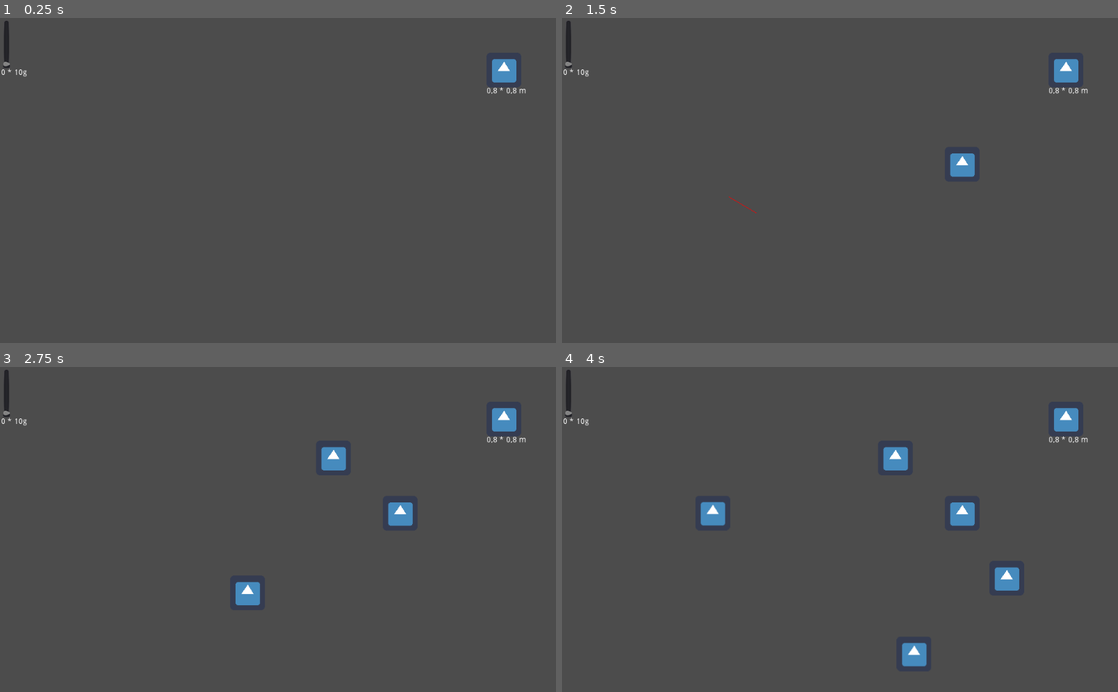
Above: before the commit, frames 1-4 (two rows, left to right).
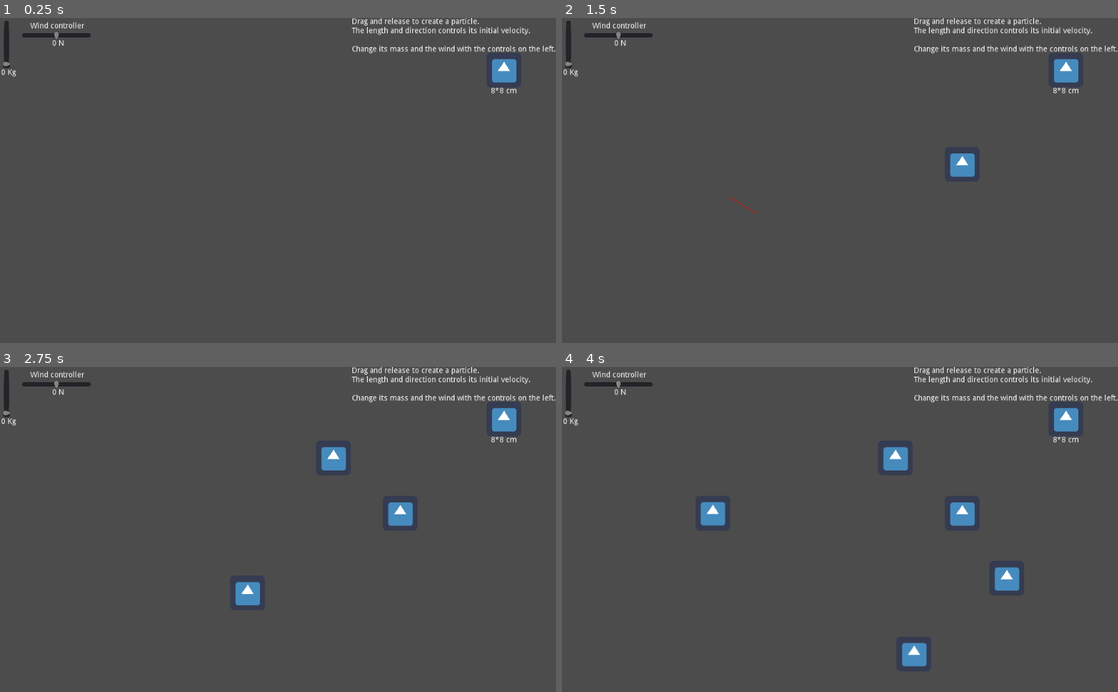
Above: after the commit, the same moments.

Repository: h3nse/Particle-simulation
Game: Godot game, scene res://Main.tscn
Two runs of this game, one before a commit and one after it. Both use one fixed random seed, a clock stepped at 60 frames per second and the inputs below. The engine's default icon, where the game draws it, is replaced by a stand-in: a white triangle on a blue panel in a dark square.
Inputs (mouse positions are in pixels of both pictures, inside the frame that each line leads up to):
- Up to frame 1 (0.25 s): no input
- Up to frame 2 (1.5 s): tap Enter at 0.5 s; move the mouse to (962, 164) at 0.52 s; click (962, 164) at 0.6 s; tap Space at 1.25 s; drag from (728, 196) to (812, 245) at 1.27 s
- Up to frame 3 (2.75 s): move the mouse to (333, 458) at 2.02 s; click (333, 458) at 2.1 s
- Up to frame 4 (4 s): drag from (812, 594) to (673, 480) at 2.77 s; move the mouse to (1006, 578) at 3.52 s; click (1006, 578) at 3.6 s

The runs differ from the first frame. In frame 1, 1.2% of the frame differs, in the area x 1-100%, y 0-24%; in frame 2, 1.2%; in frame 3, 1.2%; in frame 4, 1.2%.

Commit message:
Add finishing touches

Diff:
--- a/Main.gd
+++ b/Main.gd
@@ -1,14 +1,18 @@
 extends Node2D
 
 onready var particleShell = load("res://Particle.tscn")
-onready var massSlider = $MassSlider
-onready var massLabel = $MassLabel
+onready var massSlider = $UI/MassSlider
+onready var massLabel = $UI/MassLabel
+onready var windSlider = $UI/WindSlider
+onready var windLabel = $UI/WindLabel
 
 var particles = []
-var wind = Vector2(-10,0)
 var mouseStartPos = Vector2.ZERO
+var usingSlider = false
 
 const g = Vector2(0,9.8)
+const massPrefix = 0.1 #1 for kilogram | 0.1 for decigram and so on
+const particleDistancePrefix = 0.01 #1 for meter | 0.1 for decimeter and so on
 
 enum {
 	NORMAL,
@@ -19,7 +23,7 @@
 func _process(delta):
 	match state:
 		NORMAL:
-			if Input.is_mouse_button_pressed(BUTTON_LEFT):
+			if Input.is_mouse_button_pressed(BUTTON_LEFT) and !usingSlider:
 				mouseStartPos = get_local_mouse_position()
 				state = DRAWING
 		DRAWING:
@@ -30,9 +34,10 @@
 
 	for p in particles:
 		p.apply_force(p.mass * g)
-		p.apply_force(wind)
+		p.apply_force(Vector2.RIGHT * windSlider.value)
 
-	massLabel.text = str(massSlider.value) + " * 10g"
+	massLabel.text = str(massSlider.value * massPrefix) + " Kg"
+	windLabel.text = str(abs(windSlider.value)) + " N"
 
 func calculate_velocity(startPoint : Vector2, endPoint : Vector2):
 	var velocity = startPoint.direction_to(endPoint) * startPoint.distance_to(endPoint)
@@ -42,10 +47,22 @@
 	var particle = particleShell.instance()
 	self.add_child(particle)
 	particles.append(particle)
-	particle.assign_properties(_position, _velocity, mass)
+	particle.assign_properties(_position, _velocity, mass, particleDistancePrefix)
 
 func _draw():
 	if state == DRAWING:
 		draw_line(mouseStartPos, get_local_mouse_position(), Color(255,0,0), 1)
 	else:
 		pass
+
+func _on_WindSlider_drag_started():
+	usingSlider = true
+
+func _on_WindSlider_drag_ended(value_changed):
+	usingSlider = false
+
+func _on_MassSlider_drag_started():
+	usingSlider = true
+
+func _on_MassSlider_drag_ended(value_changed):
+	usingSlider = false
--- a/Main.tscn
+++ b/Main.tscn
@@ -5,18 +5,6 @@
 
 [node name="Main" type="Node2D"]
 script = ExtResource( 1 )
-
-[node name="MassSlider" type="VSlider" parent="."]
-margin_left = 4.0
-margin_top = 4.0
-margin_right = 20.0
-margin_bottom = 93.0
-
-[node name="MassLabel" type="Label" parent="."]
-margin_left = 2.0
-margin_top = 94.0
-margin_right = 42.0
-margin_bottom = 108.0
 
 [node name="Ruler" type="Node2D" parent="."]
 position = Vector2( 928, 96 )
@@ -27,6 +15,57 @@
 [node name="Label" type="Label" parent="Ruler"]
 margin_left = -32.0
 margin_top = 32.0
-margin_right = 41.0
+margin_right = 32.0
 margin_bottom = 46.0
-text = "0,8 * 0,8 m"
+text = "8*8 cm"
+align = 1
+
+[node name="UI" type="Control" parent="."]
+margin_right = 40.0
+margin_bottom = 40.0
+
+[node name="WindSlider" type="HSlider" parent="UI"]
+margin_left = 40.0
+margin_top = 24.0
+margin_right = 168.0
+margin_bottom = 40.0
+min_value = -100.0
+
+[node name="WindLabel" type="Label" parent="UI"]
+margin_left = 96.0
+margin_top = 40.0
+margin_right = 136.0
+margin_bottom = 54.0
+
+[node name="MassSlider" type="VSlider" parent="UI"]
+margin_left = 4.0
+margin_top = 4.0
+margin_right = 20.0
+margin_bottom = 93.0
+
+[node name="MassLabel" type="Label" parent="UI"]
+margin_left = 2.0
+margin_top = 94.0
+margin_right = 42.0
+margin_bottom = 108.0
+
+[node name="windDescription" type="Label" parent="UI"]
+margin_left = 56.0
+margin_top = 8.0
+margin_right = 155.0
+margin_bottom = 22.0
+text = "Wind controller"
+
+[node name="Tutorial" type="Label" parent="UI"]
+margin_left = 648.0
+margin_right = 1024.0
+margin_bottom = 65.0
+text = "Drag and release to create a particle.
+The length and direction controls its initial velocity.
+
+Change its mass and the wind with the controls on the left."
+
+[connection signal="drag_ended" from="UI/WindSlider" to="." method="_on_WindSlider_drag_ended"]
+[connection signal="drag_started" from="UI/WindSlider" to="." method="_on_WindSlider_drag_started"]
+[connection signal="drag_ended" from="UI/MassSlider" to="." method="_on_MassSlider_drag_ended"]
+[connection signal="drag_started" from="UI/MassSlider" to="." method="_on_MassSlider_drag_started"]
--- a/Particle.gd
+++ b/Particle.gd
@@ -3,19 +3,21 @@
 var mass = 1
 var velocity = Vector2.ZERO
 var acceleration = Vector2.ZERO
+var distancePrefix = 0
 
-func assign_properties(_position : Vector2, _velocity : Vector2, _mass):
+func assign_properties(_position : Vector2, _velocity : Vector2, _mass, _distancePrefix):
 	position = _position
 	velocity = _velocity
 	mass = _mass
+	distancePrefix = _distancePrefix
 
 func apply_force(Force):
 	if !mass:
-		acceleration = Vector2.ZERO
+		acceleration += Force / distancePrefix
 	else:
-		acceleration += Force / mass * 10
+		acceleration += (Force / mass) / distancePrefix
 
 func _process(delta):
-	velocity += acceleration * delta * 10
+	velocity += acceleration * delta
 	position += velocity * delta
 	acceleration = Vector2.ZERO
